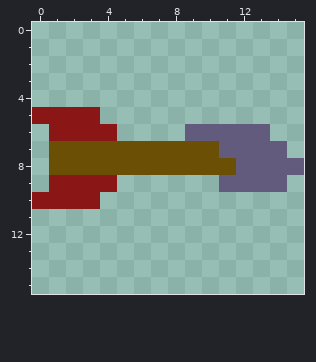
Edited in one commit: pixel-art sprite (res/tower_shot.png). The first picture shows the starting point.
The file is 16x16 pixels.
After the commit:
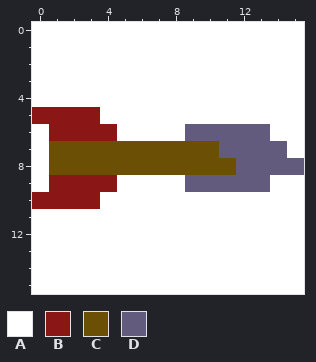
Palette (. is transparent): A #ffffff  B #8a1616  C #6a4f05  D #625b7d
The exact change:
{"y":0,"x":0,"old":"................","new":"AAAAAAAAAAAAAAAA"}
{"y":1,"x":0,"old":"................","new":"AAAAAAAAAAAAAAAA"}
{"y":2,"x":0,"old":"................","new":"AAAAAAAAAAAAAAAA"}
{"y":3,"x":0,"old":"................","new":"AAAAAAAAAAAAAAAA"}
{"y":4,"x":0,"old":"................","new":"AAAAAAAAAAAAAAAA"}
{"y":5,"x":4,"old":"............","new":"AAAAAAAAAAAA"}
{"y":6,"x":0,"old":".","new":"A"}
{"y":6,"x":5,"old":"....","new":"AAAA"}
{"y":6,"x":14,"old":"..","new":"AA"}
{"y":7,"x":0,"old":".","new":"A"}
{"y":7,"x":15,"old":".","new":"A"}
{"y":8,"x":0,"old":".","new":"A"}
{"y":9,"x":0,"old":".","new":"A"}
{"y":9,"x":5,"old":"......","new":"AAAADD"}
{"y":9,"x":14,"old":"D.","new":"AA"}
{"y":10,"x":4,"old":"............","new":"AAAAAAAAAAAA"}
{"y":11,"x":0,"old":"................","new":"AAAAAAAAAAAAAAAA"}
{"y":12,"x":0,"old":"................","new":"AAAAAAAAAAAAAAAA"}
{"y":13,"x":0,"old":"................","new":"AAAAAAAAAAAAAAAA"}
{"y":14,"x":0,"old":"................","new":"AAAAAAAAAAAAAAAA"}
{"y":15,"x":0,"old":"................","new":"AAAAAAAAAAAAAAAA"}
